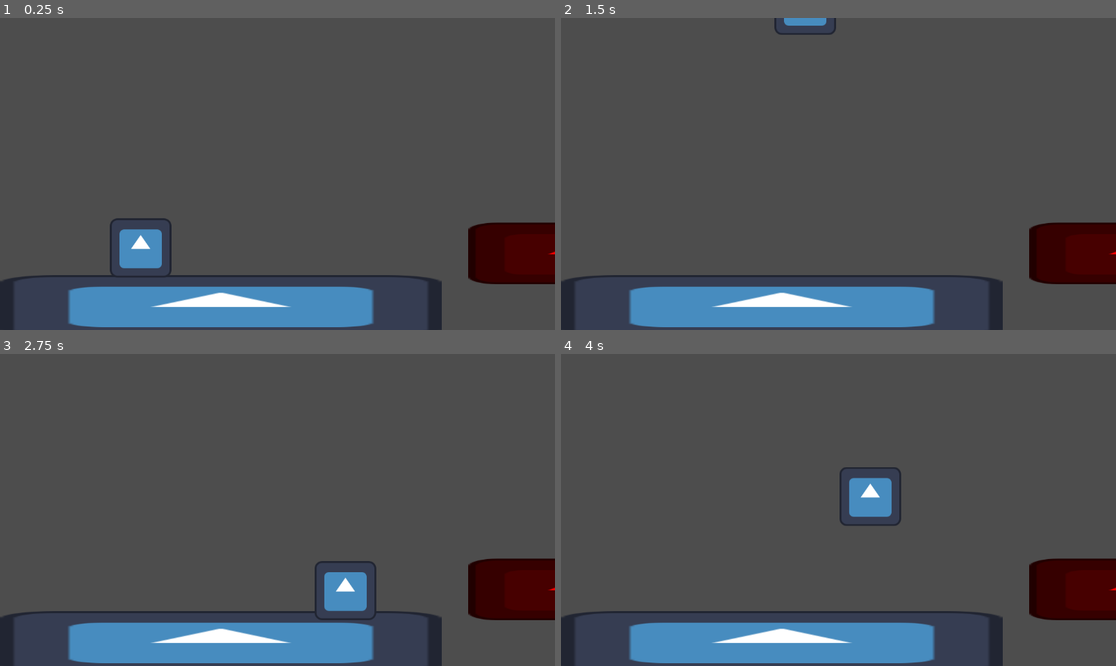
Above: before the commit, frames 1-4 (two rows, left to right).
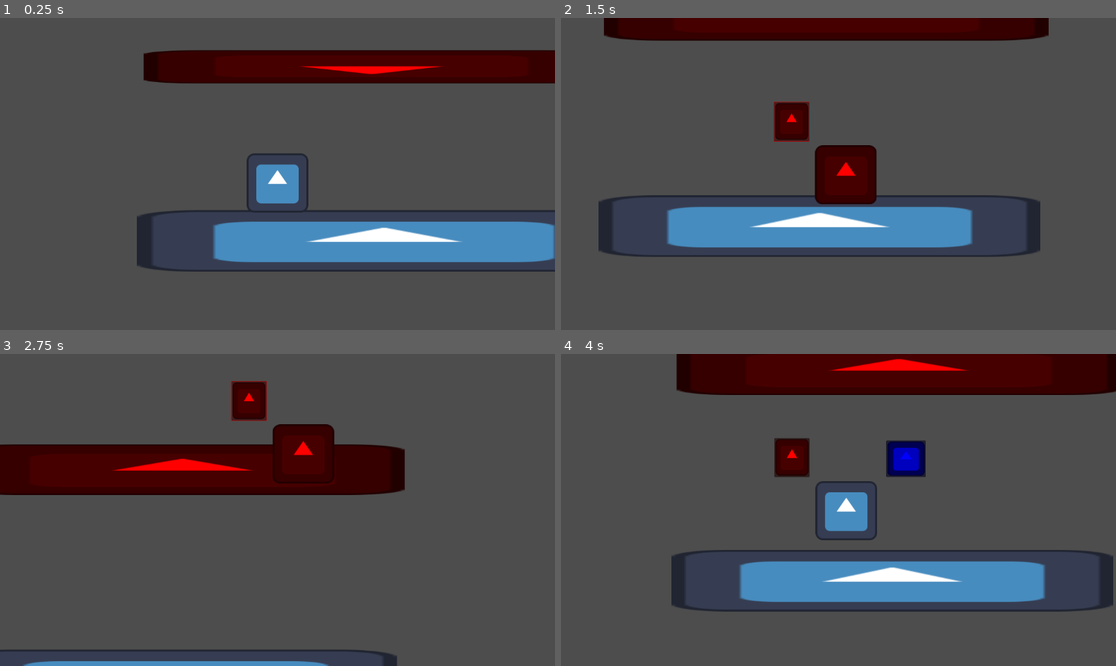
Above: after the commit, the same moments.

Repository: Abbby1007/Melanotaenia2.0storage
Game: Godot game, scene res://Scenes/Tutorial one.tscn
Same seed, same stepped clock (60 frames per second), same inputs: the game is played once before the commit and once after it. The engine's default icon, where the game draws it, is replaced by a stand-in: a white triangle on a blue panel in a dark square.
Inputs (mouse positions are in pixels of both pictures, inside the frame that each line leads up to):
- Up to frame 1 (0.25 s): no input
- Up to frame 2 (1.5 s): tap Enter (ui_accept) at 0.5, 0.77 s; hold Right (ui_right) 0.53-1.25 s; tap " (red) at 0.6 s; click (810, 124) at 1.27 s
- Up to frame 3 (2.75 s): hold Right (ui_right) from 2.03 s (still down); tap " (red) at 2.1 s; tap Enter (ui_accept) at 2.27 s
- Up to frame 4 (4 s): release Right (ui_right) at 2.78 s; hold Left (ui_left) 2.78-3.53 s; tap " (red) at 2.85, 3.6 s; hold Right (ui_right) from 3.53 s (still down); tap Enter (ui_accept) at 3.77 s

The runs differ from the first frame. In frame 1, 29% of the frame differs, in the area x 0-100%, y 10-100%; in frame 2, 29%; in frame 3, 26%; in frame 4, 34%, in the area x 0-100%, y 0-100%.

Commit message:
Finished Tutorial Level

Diff:
--- /dev/null
+++ b/Scenes/Done_tutorial_collison.tscn
@@ -0,0 +1,13 @@
+[gd_scene load_steps=2 format=3 uid="uid://bmi86vofje2h0"]
+
+[sub_resource type="WorldBoundaryShape2D" id="WorldBoundaryShape2D_es3qt"]
+
+[node name="Tutorial_collision" type="Node2D" groups=["Tutorial_Done"]]
+
+[node name="Area2D" type="Area2D" parent="."]
+position = Vector2(145, 48)
+
+[node name="CollisionShape2D" type="CollisionShape2D" parent="Area2D"]
+position = Vector2(536, 100)
+scale = Vector2(7, 7)
+shape = SubResource("WorldBoundaryShape2D_es3qt")
--- a/Scenes/Test Level.tscn
+++ b/Scenes/Test Level.tscn
@@ -32,20 +32,22 @@
 [node name="Red Button" type="Button" parent="Player"]
 modulate = Color(1, 0, 0, 1)
 self_modulate = Color(1, 0, 0, 1)
-offset_left = -192.0
+offset_left = -149.0
 offset_top = -157.331
-offset_right = -108.0
-offset_bottom = -77.3313
-text = "RED"
+offset_right = -13.0
+offset_bottom = -21.3313
+scale = Vector2(0.533333, 0.619834)
+icon = ExtResource("2_wamyy")
 
 [node name="Blue Button" type="Button" parent="Player"]
 modulate = Color(0, 0, 1, 1)
 self_modulate = Color(0, 0, 1, 1)
-offset_left = 96.0
-offset_top = -166.709
-offset_right = 180.0
-offset_bottom = -79.7087
-text = "Blue"
+offset_left = 83.0
+offset_top = -152.122
+offset_right = 219.0
+offset_bottom = -16.1217
+scale = Vector2(0.602963, 0.581375)
+icon = ExtResource("2_wamyy")
 
 [node name="Blue_Platform" parent="." instance=ExtResource("4_rym2n")]
 position = Vector2(1002, 562)
--- a/Scenes/Tutorial one.tscn
+++ b/Scenes/Tutorial one.tscn
@@ -1,34 +1,56 @@
 [gd_scene load_steps=7 format=3 uid="uid://vulk82tpa5i"]
 
-[ext_resource type="Script" path="res://Scripts/tutorial_one.gd" id="1_as0d6"]
 [ext_resource type="PackedScene" uid="uid://qergnhgegntv" path="res://Scenes/basic_platform.tscn" id="1_dahs2"]
 [ext_resource type="PackedScene" uid="uid://di4pl6rwwassr" path="res://Scenes/player.tscn" id="2_pklq6"]
 [ext_resource type="PackedScene" uid="uid://wg7vtu4o7quh" path="res://Scenes/TutorialOneRedPlatform.tscn" id="4_ka3si"]
+
+[sub_resource type="GDScript" id="GDScript_m21ca"]
+script/source = "extends Node2D
+
+
+# Called when the node enters the scene tree for the first time.
+func _ready():
+	pass # Replace with function body.
+
+
+# Called every frame. 'delta' is the elapsed time since the previous frame.
+func _process(delta):
+	pass
+"
 
 [sub_resource type="WorldBoundaryShape2D" id="WorldBoundaryShape2D_utnpg"]
 
 [sub_resource type="WorldBoundaryShape2D" id="WorldBoundaryShape2D_ry5d8"]
 
 [node name="Tutorial 1" type="Node2D"]
-script = ExtResource("1_as0d6")
+script = SubResource("GDScript_m21ca")
 
 [node name="Basic Platform" parent="." instance=ExtResource("1_dahs2")]
+scale = Vector2(1.12, 1)
 
 [node name="Player" parent="." instance=ExtResource("2_pklq6")]
 position = Vector2(292, 449)
 
-[node name="CollisionShape2D" type="CollisionShape2D" parent="."]
+[node name="Camera2D" type="Camera2D" parent="Player"]
+position_smoothing_enabled = true
+
+[node name="TutorialOneRedPlatofrm" parent="." instance=ExtResource("4_ka3si")]
+position = Vector2(14, 244)
+scale = Vector2(0.904581, -0.541077)
+
+[node name="StaticBody2D" type="StaticBody2D" parent="."]
 position = Vector2(1.99997, 338)
 rotation = 1.5708
-scale = Vector2(7, 7)
+scale = Vector2(19.92, 7)
+
+[node name="CollisionShape2D" type="CollisionShape2D" parent="StaticBody2D"]
+scale = Vector2(1, 1)
 shape = SubResource("WorldBoundaryShape2D_utnpg")
 
-[node name="TutorialOneRedPlatofrm" parent="." instance=ExtResource("4_ka3si")]
-position = Vector2(972, 475)
-scale = Vector2(0.461272, 1)
+[node name="StaticBody2D2" type="StaticBody2D" parent="."]
 
-[node name="CollisionShape2D2" type="CollisionShape2D" parent="."]
-position = Vector2(1517, 398)
+[node name="CollisionShape2D2" type="CollisionShape2D" parent="StaticBody2D2"]
+position = Vector2(963, 493)
 rotation = -1.60219
 scale = Vector2(7, 7)
 shape = SubResource("WorldBoundaryShape2D_ry5d8")
--- /dev/null
+++ b/Scenes/TutorialTwo.tscn
@@ -0,0 +1,63 @@
+[gd_scene load_steps=9 format=3 uid="uid://dkik1ybuavdy4"]
+
+[ext_resource type="PackedScene" uid="uid://qergnhgegntv" path="res://Scenes/basic_platform.tscn" id="1_o7enj"]
+[ext_resource type="Script" path="res://Scripts/tutorial_two.gd" id="1_p55vb"]
+[ext_resource type="PackedScene" uid="uid://dtv183wtshhyf" path="res://Scenes/Red Platform.tscn" id="2_44rmm"]
+[ext_resource type="PackedScene" uid="uid://di4pl6rwwassr" path="res://Scenes/player.tscn" id="3_nmxqm"]
+[ext_resource type="PackedScene" uid="uid://bptigceg6y706" path="res://Scenes/Tutorial_One_Blue_Platform.tscn" id="5_mrdgh"]
+[ext_resource type="Texture2D" uid="uid://b4bguny61otp5" path="res://icon.svg" id="5_vs1k8"]
+
+[sub_resource type="WorldBoundaryShape2D" id="WorldBoundaryShape2D_4gujc"]
+normal = Vector2(0.999769, -0.0215004)
+distance = -1.34685
+
+[sub_resource type="WorldBoundaryShape2D" id="WorldBoundaryShape2D_blxqc"]
+normal = Vector2(-0.999096, 0.0425146)
+distance = -21.8492
+
+[node name="Tutorial Two" type="Node2D"]
+script = ExtResource("1_p55vb")
+
+[node name="Basic Platform" parent="." instance=ExtResource("1_o7enj")]
+
+[node name="Red Platform" parent="." instance=ExtResource("2_44rmm")]
+position = Vector2(9, 147)
+scale = Vector2(0.882254, 0.820128)
+
+[node name="Player" parent="." instance=ExtResource("3_nmxqm")]
+position = Vector2(343, 451)
+
+[node name="Camera2D" type="Camera2D" parent="Player"]
+position_smoothing_enabled = true
+
+[node name="Red Button" type="Button" parent="Player"]
+modulate = Color(1, 0, 0, 1)
+self_modulate = Color(1, 0, 0, 1)
+offset_left = -149.0
+offset_top = -157.331
+offset_right = -13.0
+offset_bottom = -21.3313
+scale = Vector2(0.533333, 0.619834)
+icon = ExtResource("5_vs1k8")
+
+[node name="StaticBody2D" type="StaticBody2D" parent="."]
+
+[node name="CollisionShape2D" type="CollisionShape2D" parent="StaticBody2D"]
+position = Vector2(11, 422)
+scale = Vector2(7, 14.48)
+shape = SubResource("WorldBoundaryShape2D_4gujc")
+
+[node name="StaticBody2D2" type="StaticBody2D" parent="."]
+position = Vector2(11, 422)
+scale = Vector2(7, 14.48)
+
+[node name="CollisionShape2D2" type="CollisionShape2D" parent="StaticBody2D2"]
+position = Vector2(108, -10.4286)
+scale = Vector2(1, 1.34286)
+shape = SubResource("WorldBoundaryShape2D_blxqc")
+
+[node name="TutorialOneBluePlatform" parent="." instance=ExtResource("5_mrdgh")]
+position = Vector2(-17, -161)
+scale = Vector2(0.907677, -0.774097)
+
+[connection signal="pressed" from="Player/Red Button" to="." method="_on_red_button_pressed"]
--- /dev/null
+++ b/Scenes/Tutorial_One_Blue_Platform.tscn
@@ -0,0 +1,33 @@
+[gd_scene load_steps=4 format=3 uid="uid://bptigceg6y706"]
+
+[ext_resource type="Texture2D" uid="uid://b4bguny61otp5" path="res://icon.svg" id="1_qq3a6"]
+
+[sub_resource type="RectangleShape2D" id="RectangleShape2D_l7804"]
+size = Vector2(1023, 86)
+
+[sub_resource type="RectangleShape2D" id="RectangleShape2D_tp8ok"]
+size = Vector2(1018.5, 124)
+
+[node name="TutorialOneBluePlatform" type="Node2D" groups=["Tutorial_One_BLue_Platform"]]
+
+[node name="Sprite2D" type="Sprite2D" parent="."]
+modulate = Color(0, 0, 1, 1)
+self_modulate = Color(0, 0, 1, 1)
+position = Vector2(523, 14)
+scale = Vector2(8.17188, 1)
+texture = ExtResource("1_qq3a6")
+
+[node name="StaticBody2D" type="StaticBody2D" parent="."]
+visible = false
+position = Vector2(525.5, 14.5)
+
+[node name="CollisionShape2D" type="CollisionShape2D" parent="StaticBody2D"]
+position = Vector2(3, -5.5)
+shape = SubResource("RectangleShape2D_l7804")
+one_way_collision = true
+
+[node name="Area2D" type="Area2D" parent="."]
+
+[node name="AreaCollisionShape2D" type="CollisionShape2D" parent="Area2D"]
+position = Vector2(518.75, 9)
+shape = SubResource("RectangleShape2D_tp8ok")
--- /dev/null
+++ b/Scenes/tutorial_three.tscn
@@ -0,0 +1,85 @@
+[gd_scene load_steps=10 format=3 uid="uid://xh44o6y0u4c0"]
+
+[ext_resource type="PackedScene" uid="uid://qergnhgegntv" path="res://Scenes/basic_platform.tscn" id="1_edw25"]
+[ext_resource type="Script" path="res://Scripts/tutorial_three.gd" id="1_hv0l7"]
+[ext_resource type="PackedScene" uid="uid://dtv183wtshhyf" path="res://Scenes/Red Platform.tscn" id="2_u5hcu"]
+[ext_resource type="PackedScene" uid="uid://di4pl6rwwassr" path="res://Scenes/player.tscn" id="3_8eq3n"]
+[ext_resource type="PackedScene" uid="uid://bx8vvxu7aades" path="res://Scenes/Blue_platform.tscn" id="4_8uwca"]
+[ext_resource type="Texture2D" uid="uid://b4bguny61otp5" path="res://icon.svg" id="5_tln7d"]
+[ext_resource type="PackedScene" uid="uid://bmi86vofje2h0" path="res://Scenes/Done_tutorial_collison.tscn" id="6_uufx4"]
+
+[sub_resource type="WorldBoundaryShape2D" id="WorldBoundaryShape2D_ggb53"]
+normal = Vector2(0.999769, -0.0215004)
+distance = -1.34685
+
+[sub_resource type="WorldBoundaryShape2D" id="WorldBoundaryShape2D_dy8s5"]
+normal = Vector2(-0.999096, 0.0425146)
+distance = -21.8492
+
+[node name="Tutorial Three" type="Node2D"]
+script = ExtResource("1_hv0l7")
+
+[node name="Basic Platform" parent="." instance=ExtResource("1_edw25")]
+
+[node name="Red Platform" parent="." instance=ExtResource("2_u5hcu")]
+position = Vector2(9, 147)
+scale = Vector2(0.882254, 0.820128)
+
+[node name="Player" parent="." instance=ExtResource("3_8eq3n")]
+position = Vector2(343, 451)
+
+[node name="Camera2D" type="Camera2D" parent="Player"]
+position_smoothing_enabled = true
+
+[node name="Red Button" type="Button" parent="Player"]
+modulate = Color(1, 0, 0, 1)
+self_modulate = Color(1, 0, 0, 1)
+offset_left = -149.0
+offset_top = -157.331
+offset_right = -13.0
+offset_bottom = -21.3313
+scale = Vector2(0.533333, 0.619834)
+icon = ExtResource("5_tln7d")
+
+[node name="Blue Button" type="Button" parent="Player"]
+modulate = Color(0, 0, 1, 1)
+self_modulate = Color(0, 0, 1, 1)
+offset_left = 83.0
+offset_top = -152.122
+offset_right = 219.0
+offset_bottom = -16.1217
+scale = Vector2(0.602963, 0.581375)
+icon = ExtResource("5_tln7d")
+
+[node name="StaticBody2D" type="StaticBody2D" parent="."]
+
+[node name="CollisionShape2D" type="CollisionShape2D" parent="StaticBody2D"]
+position = Vector2(11, 422)
+scale = Vector2(7, 14.48)
+shape = SubResource("WorldBoundaryShape2D_ggb53")
+
+[node name="StaticBody2D2" type="StaticBody2D" parent="."]
+position = Vector2(11, 422)
+scale = Vector2(7, 14.48)
+
+[node name="CollisionShape2D2" type="CollisionShape2D" parent="StaticBody2D2"]
+position = Vector2(108, -10.4286)
+scale = Vector2(1, 1.34286)
+shape = SubResource("WorldBoundaryShape2D_dy8s5")
+
+[node name="Blue_Platform" parent="." instance=ExtResource("4_8uwca")]
+position = Vector2(56, -265)
+
+[node name="Label" type="Label" parent="."]
+modulate = Color(1, 1, 0, 1)
+offset_left = 209.0
+offset_top = -396.0
+offset_right = 249.0
+offset_bottom = -373.0
+scale = Vector2(10.6919, -6.55851)
+
+[node name="Tutorial_collision" parent="." instance=ExtResource("6_uufx4")]
+position = Vector2(-107, -532)
+
+[connection signal="pressed" from="Player/Red Button" to="." method="_on_red_button_pressed"]
+[connection signal="pressed" from="Player/Blue Button" to="." method="_on_blue_button_pressed"]
--- a/Scripts/player.gd
+++ b/Scripts/player.gd
@@ -6,6 +6,8 @@
 
 @onready var sprite_2d = $Sprite2D.modulate
 @onready var player = $"."
+@onready var label = $"../Label"
+
 
 
 var is_red = false
@@ -66,6 +68,16 @@
 			get_tree().reload_current_scene()
 
 	#W-------------------------------------------------
-
+	# for tutorial Level one
 	if area.get_parent().is_in_group("Tutorial_One_Red_Platform"):
 		print("TELEPORT")
+		get_tree().change_scene_to_file("res://Scenes/TutorialTwo.tscn")
+	#---------------------------------------------------------------
+
+	#For tutorial Level two
+	if area.get_parent().is_in_group("Tutorial_One_BLue_Platform"):
+		get_tree().change_scene_to_file("res://Scenes/tutorial_three.tscn")
+	#------------------------------------------------------
+
+	if area.get_parent().is_in_group("Tutorial_Done"):
+		label.text = "DONEEEE"
--- a/Scripts/tutorial_one.gd
+++ /dev/null
@@ -1,11 +0,0 @@
-extends Node2D
-
-
-# Called when the node enters the scene tree for the first time.
-func _ready():
-	pass # Replace with function body.
-
-
-# Called every frame. 'delta' is the elapsed time since the previous frame.
-func _process(delta):
-	pass
--- /dev/null
+++ b/Scripts/tutorial_three.gd
@@ -0,0 +1,13 @@
+extends Node2D
+
+@onready var player = $Player
+
+#Redbutton
+func _on_red_button_pressed():
+	player.modulate = Color("red")
+	print("Reddd")
+
+#Bluebutton
+func _on_blue_button_pressed():
+	player.modulate = Color("blue")
+	print("bllueeeeeee")
--- /dev/null
+++ b/Scripts/tutorial_two.gd
@@ -0,0 +1,7 @@
+extends Node2D
+
+@onready var player = $Player
+
+#red button
+func _on_red_button_pressed():
+	player.modulate = Color("red")
--- a/project.godot
+++ b/project.godot
@@ -21,6 +21,8 @@
 blue_platform=""
 red_platform=""
 Tutorial_One_Red_Platform=""
+Tutorial_One_BLue_Platform=""
+Tutorial_Done=""
 
 [input]
 
